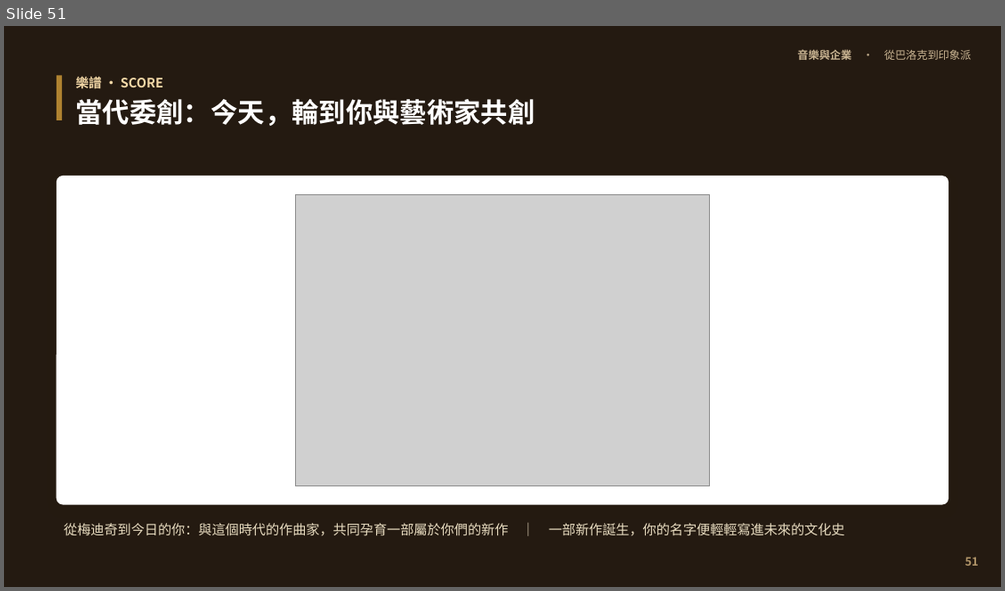
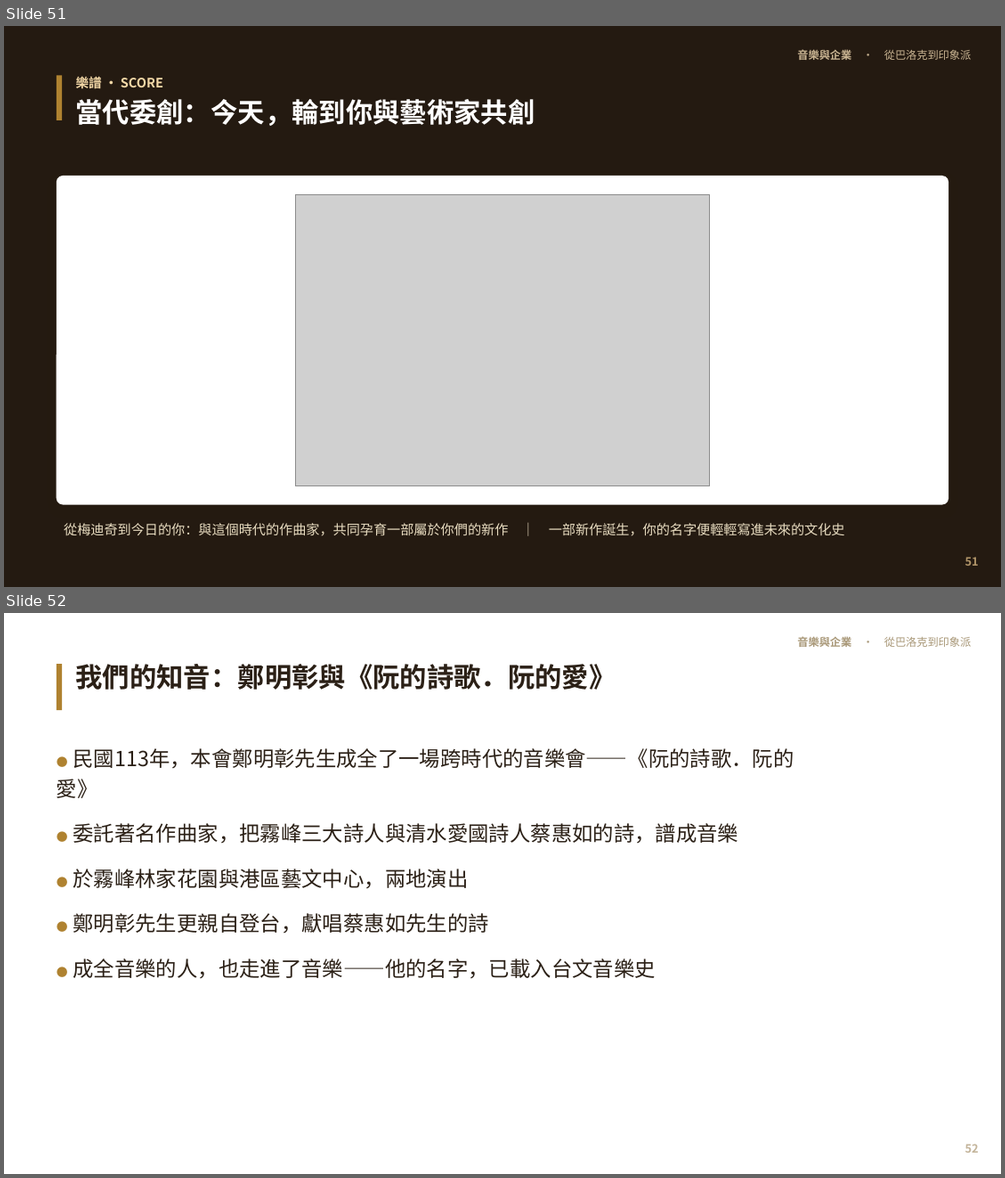
Before and after one commit to kblab2024/music-business-lecture, a slide deck: docs/downloads/音樂與企業-投影片.pptx. Shown one above the other, each under a label of ours: slide 51 before the commit, slides 51 and 52 after it. The pictures are 1005x591 and 1005x1178 pixels, drawn with LibreOffice and Linux fonts; fonts in the diff are those of the drawing; grey boxes stand for pictures. Boxes give left, top, right and bottom in pixels: in the first picture for what was removed or moved away, otherwise in the second. Text is boxed around its words. In the diff, an @@ line names an element or a change of style, - is before the commit and + after.

```diff
--- a/docs/downloads/音樂與企業-投影片.pptx
+++ b/docs/downloads/音樂與企業-投影片.pptx
@@ slide 52 added at (4, 613, 1001, 1174), background #FFFFFF @@
@@ text added at (797, 636, 971, 647), 10.5 pt, text #A99878 @@
+音樂與企業 · 從巴洛克到印象派
@@ rectangle added at (57, 664, 62, 710), fill #AF8230 @@
@@ text added at (76, 664, 616, 690), 26 pt, text #2B2016, bold @@
+我們的知音：鄭明彰與《阮的詩歌．阮的愛》
@@ text added at (57, 748, 793, 979), 20 pt, text #2B2016 @@
+● 民國113年，本會鄭明彰先生成全了一場跨時代的音樂會——《阮的詩歌．阮的愛》
+● 委託著名作曲家，把霧峰三大詩人與清水愛國詩人蔡惠如的詩，譜成音樂
+● 於霧峰林家花園與港區藝文中心，兩地演出
+● 鄭明彰先生更親自登台，獻唱蔡惠如先生的詩
+● 成全音樂的人，也走進了音樂——他的名字，已載入台文音樂史
@@ text added at (965, 1143, 979, 1152), 11 pt, text #C3B49A, bold @@
+52
```
Also in this commit, not shown: 4 slides changed, 6 other slides added, 14 other files.
